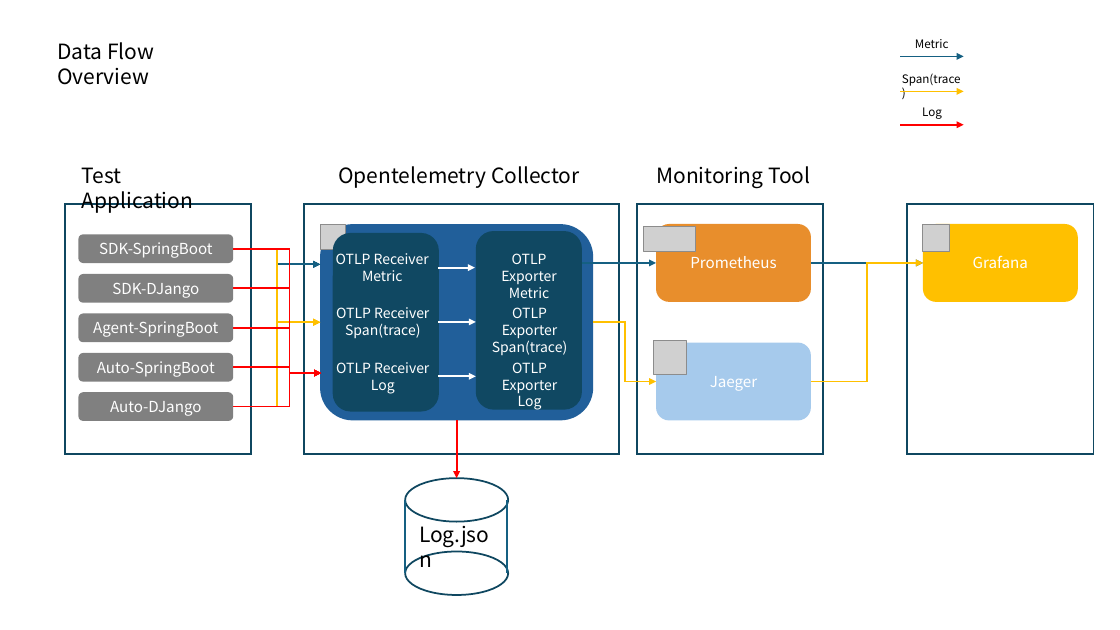
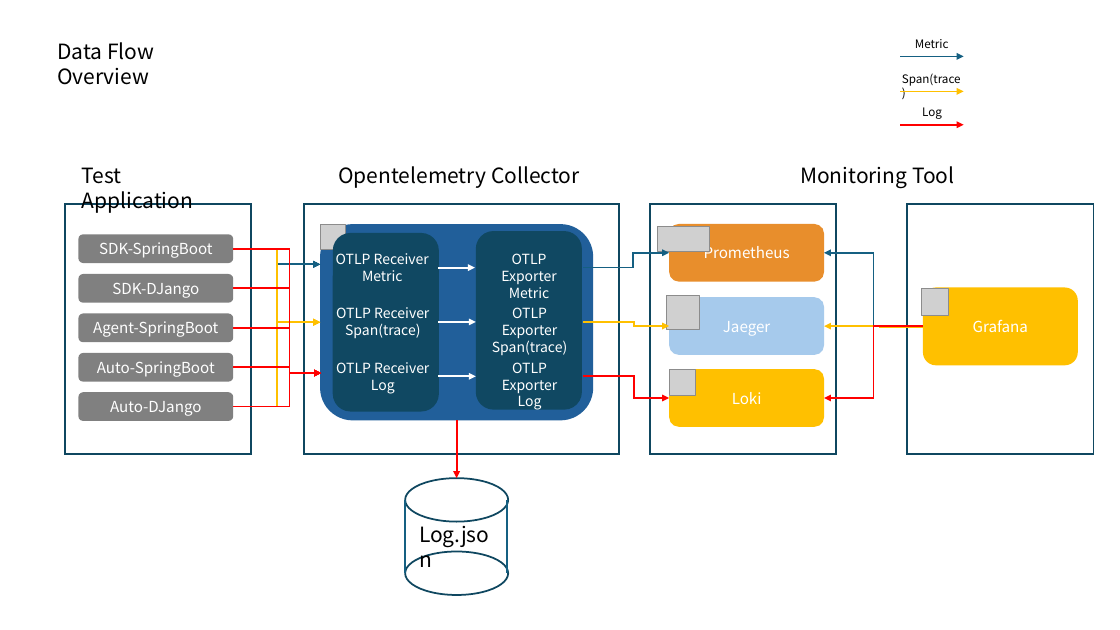
Before and after one commit to kkimsungchul/otel, a slide deck: slide 25 of ppt/2024-06-18.pptx. Drawn at 1120x630 pixels with LibreOffice and Linux fonts; fonts in the diff are those of the drawing; grey boxes stand for pictures. Boxes give left, top, right and bottom in pixels: in the first picture for what was removed or moved away, otherwise in the second. Text is boxed around its words. In the diff, an @@ line names an element or a change of style, - is before the commit and + after.

Commit message:
2024.06.30 - 발표내용 정리 - PPT 데이터 플로우 수정 - 로키 사용법에 추가 내용 정리

```diff
--- a/ppt/2024-06-18.pptx
+++ b/ppt/2024-06-18.pptx
@@ text "Monitoring Tool": place and size @@
-text "Monitoring Tool" at [656,166,810,188]
+text "Monitoring Tool" at [800,166,954,188]
@@ text "Monitoring Tool" at [800,166,954,188]: alignment left to centre @@
@@ rectangle: place and size @@
-rectangle at [637,204,823,455]
+rectangle at [650,204,837,455]
@@ picture: place and size @@
-picture at [644,226,697,251]
+picture at [657,226,709,251]
@@ rounded rectangle "Prometheus": place and size @@
-rounded rectangle "Prometheus" at [656,224,811,302]
+rounded rectangle "Prometheus" at [670,224,824,282]
@@ arrow removed from (569, 263) to (656, 263) @@
@@ elbow arrow added from (583, 268) to (670, 253), #156082 1.5 pt @@
@@ arrow removed from (811, 263) to (923, 263) @@
@@ elbow arrow added from (923, 327) to (824, 253), #156082 1.5 pt @@
@@ picture: place and size @@
-picture at [653,341,686,375]
+picture at [666,296,700,329]
@@ rounded rectangle "Jaeger": place and size @@
-rounded rectangle "Jaeger" at [656,343,811,421]
+rounded rectangle "Jaeger" at [670,297,824,355]
@@ picture: place and size @@
-picture at [923,225,950,252]
+picture at [922,289,949,316]
@@ rounded rectangle "Grafana": place and size @@
-rounded rectangle "Grafana" at [923,224,1078,302]
+rounded rectangle "Grafana" at [923,287,1078,365]
@@ elbow arrow moved from (593, 323) - (656, 381) to (584, 322) - (670, 326) @@
@@ elbow arrow moved from (811, 381) - (923, 263) to (936, 327) - (824, 326) @@
@@ elbow arrow added from (923, 327) to (824, 398), #FF0000 1.5 pt @@
@@ elbow arrow added from (584, 376) to (670, 398), #FF0000 1.5 pt @@
@@ rounded rectangle added at [670,369,824,427], fill #FFC000, 13 pt, text #FFFFFF @@
+Loki
@@ picture added at [670,370,696,396] @@
```
Also in this commit, not shown: 4 other files.
